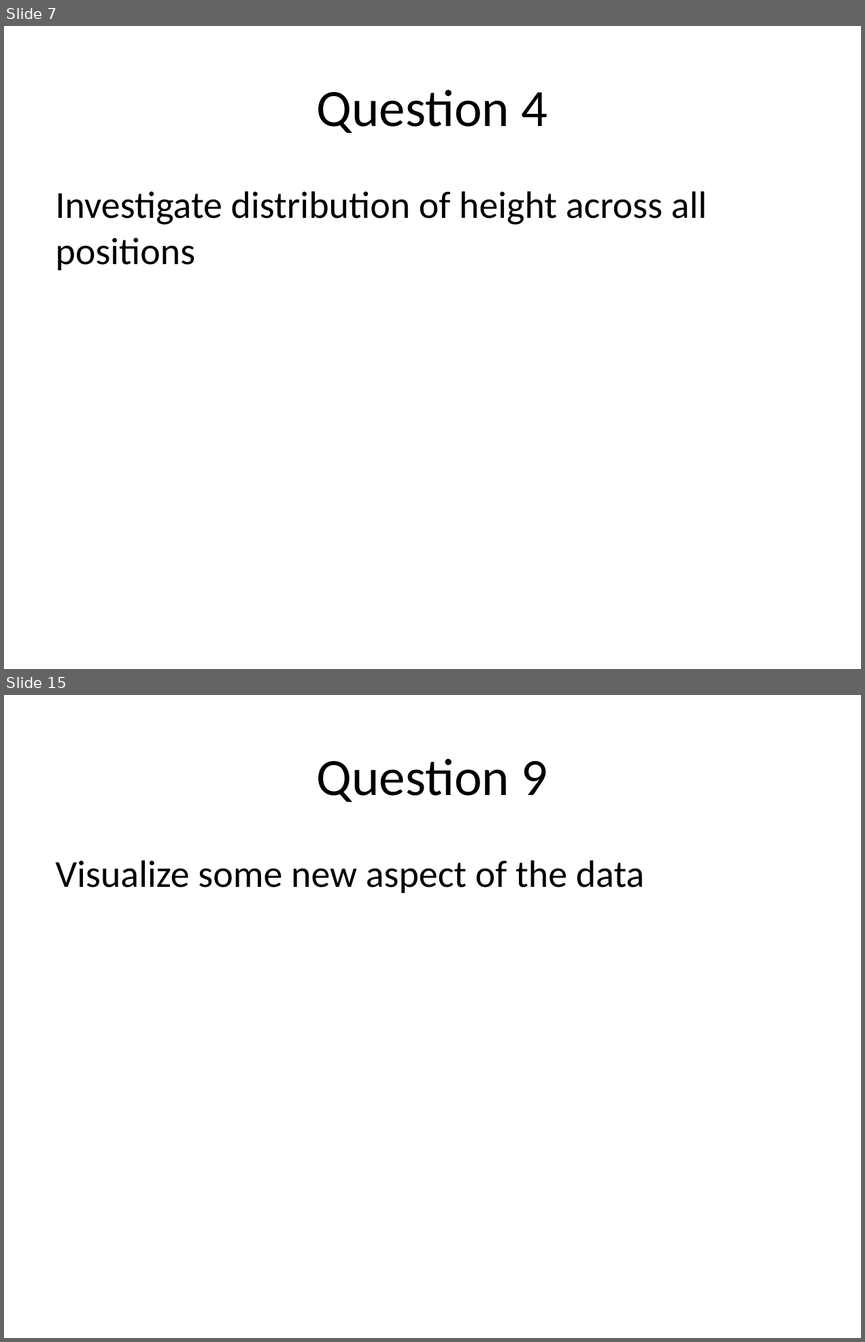
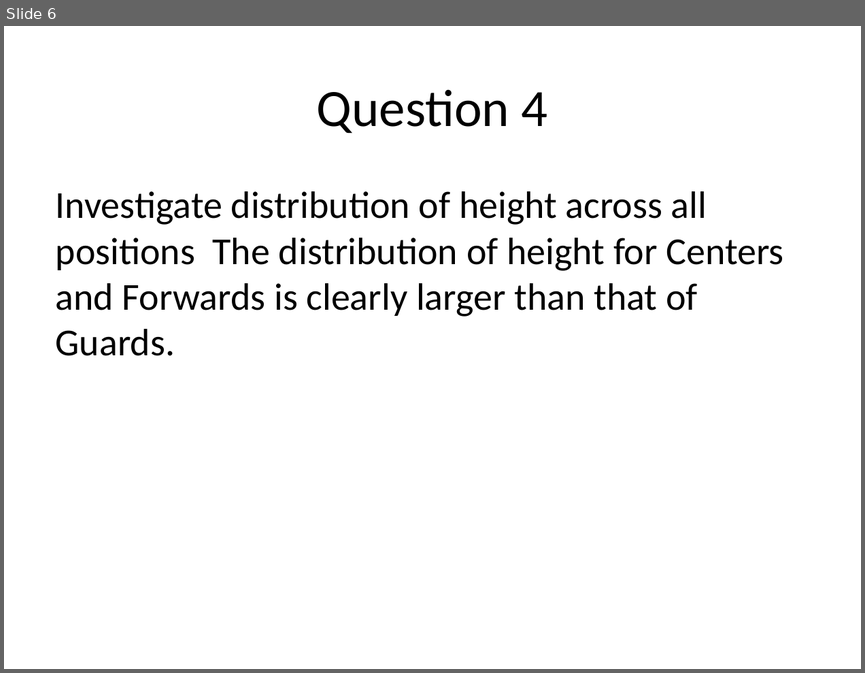
Before and after one commit to rmpalmer/MDS-6306-Doing-Data-Science-Fall-2019, a slide deck: Unit 2/Richard_Palmer_LiveSession_2.pptx. Shown one above the other, each under a label of ours: slides 7 and 15 before the commit, slide 6 after it; the slides between them are not shown. The pictures are 865x1342 and 865x673 pixels, drawn with LibreOffice and Linux fonts; fonts in the diff are those of the drawing. Boxes give left, top, right and bottom in pixels: in the first picture for what was removed or moved away, otherwise in the second. Text is boxed around its words. In the diff, an @@ line names an element or a change of style, - is before the commit and + after.

```diff
--- a/Unit 2/Richard_Palmer_LiveSession_2.pptx
+++ b/Unit 2/Richard_Palmer_LiveSession_2.pptx
@@ slide 15 removed at box(4, 695, 861, 1338), background #FFFFFF @@
@@ title removed at box(317, 758, 548, 802) @@
-Question 9
@@ text removed at box(56, 860, 645, 893) @@
-Visualize some new aspect of the data
@@ what was slide 7 is now slide 6 @@
@@ slide 6 changed as well @@
@@ text at box(56, 191, 784, 356): text changed @@
-Investigate distribution of height across all positions
+Investigate distribution of height across all positions The distribution of height for Centers and Forwards is clearly larger than that of Guards.
```
Also in this commit, not shown: 7 other slides changed, 1 slide added, 5 other slides removed, 1 other file.
